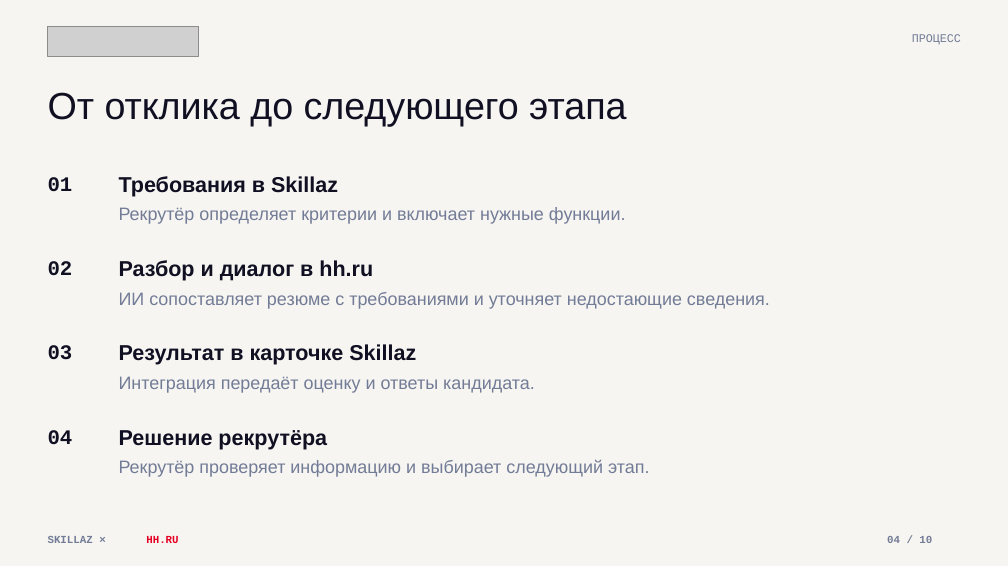
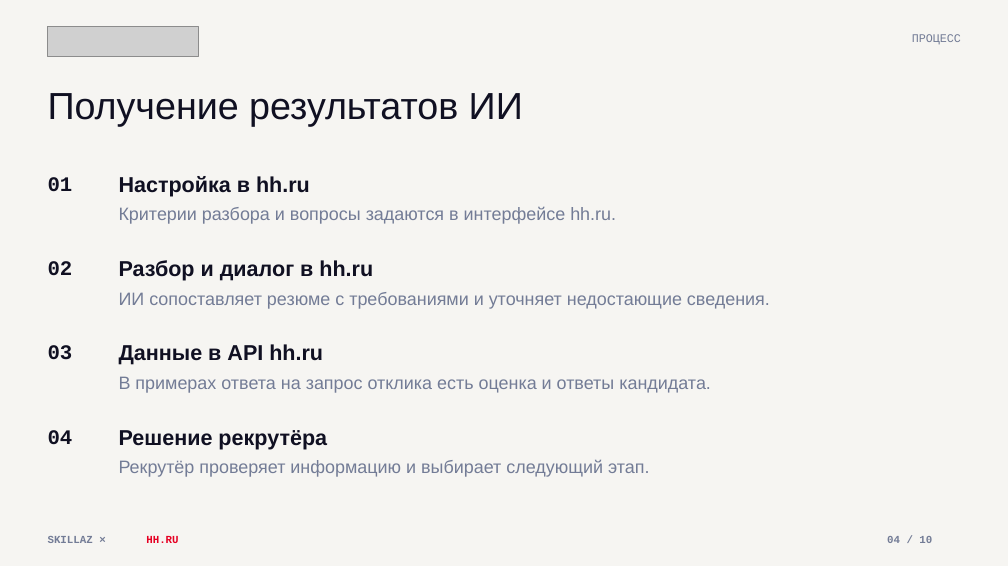
Before and after one commit to nastenakargina17-sudo/skillaz-hh-presentation, a slide deck: slide 4 of Skillaz-hh-Integration.pptx. Drawn at 1008x566 pixels with LibreOffice and Linux fonts; fonts in the diff are those of the drawing; grey boxes stand for pictures. Boxes give left, top, right and bottom in pixels: in the first picture for what was removed or moved away, otherwise in the second. Text is boxed around its words. In the diff, an @@ line names an element or a change of style, - is before the commit and + after.

```diff
--- a/Skillaz-hh-Integration.pptx
+++ b/Skillaz-hh-Integration.pptx
@@ text at (48, 93, 523, 126): text changed @@
-От отклика до следующего этапа
+Получение результатов ИИ
@@ text at (119, 176, 310, 197): text changed @@
-Требования в Skillaz
+Настройка в hh.ru
@@ text at (119, 207, 616, 224): text changed @@
-Рекрутёр определяет критерии и включает нужные функции.
+Критерии разбора и вопросы задаются в интерфейсе hh.ru.
@@ text at (119, 344, 323, 365): text changed @@
-Результат в карточке Skillaz
+Данные в API hh.ru
@@ text at (119, 376, 711, 393): text changed @@
-Интеграция передаёт оценку и ответы кандидата.
+В примерах ответа на запрос отклика есть оценка и ответы кандидата.
```
Also in this commit, not shown: 9 other slides changed, 1 other file.
